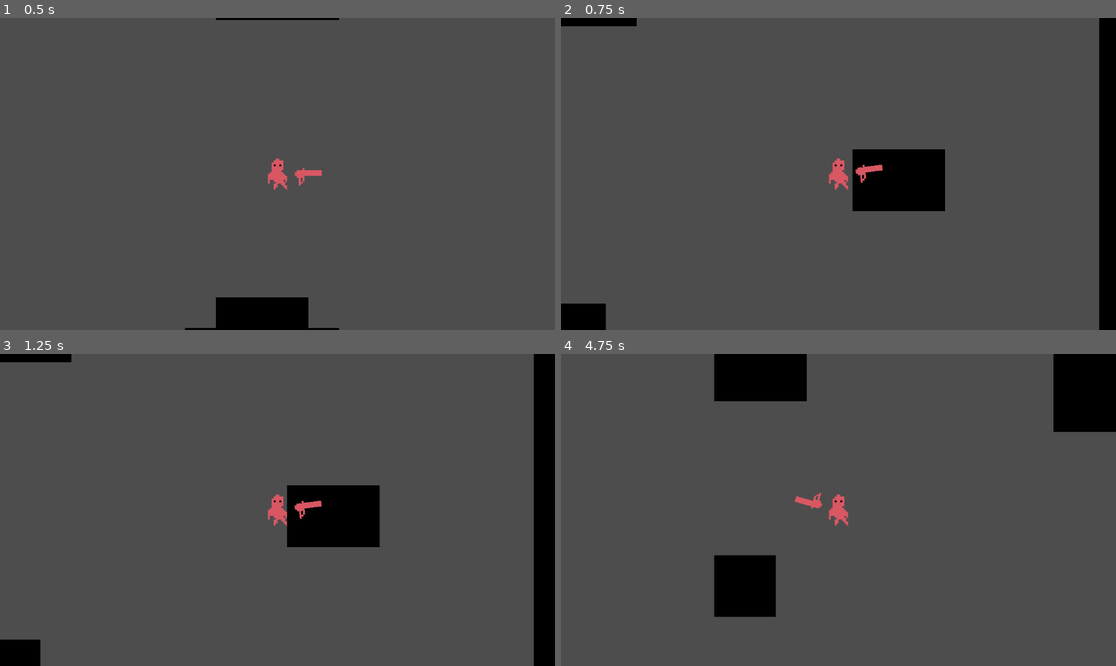
Above: before the commit, frames 1-4 (two rows, left to right).
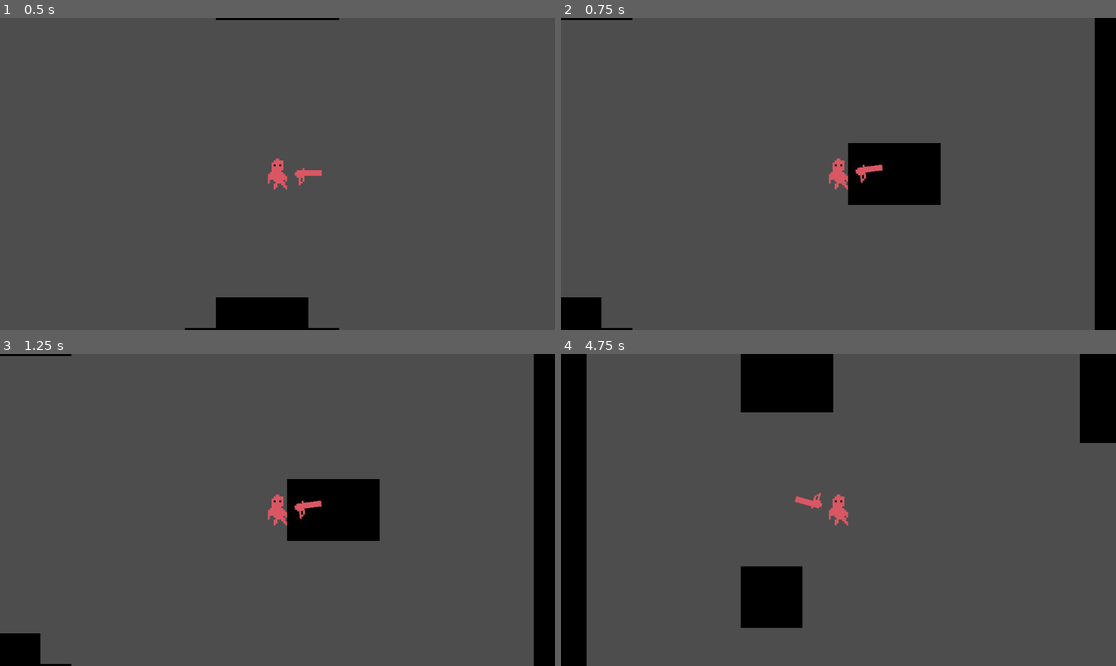
Above: after the commit, the same moments.

Repository: ExistantHumanX3/DeepFeats
Game: Godot game, scene res://scenes/game.tscn
Two runs of this game, one before a commit and one after it. Both use one fixed random seed, a clock stepped at 60 frames per second and the inputs below.
Inputs (mouse positions are in pixels of both pictures, inside the frame that each line leads up to):
- Up to frame 1 (0.5 s): no input
- Up to frame 2 (0.75 s): tap Enter at 0.5 s; move the mouse to (960, 158) at 0.52 s; hold D (move_right) from 0.53 s (still down); tap Shift (dash) at 0.6 s
- Up to frame 3 (1.25 s): keep holding D (move_right)
- Up to frame 4 (4.75 s): tap Space at 1.25 s; move the mouse to (727, 525) at 1.27 s; release D (move_right) at 1.28 s; hold S (move_down) 1.28-2.03 s; tap Shift (dash) at 1.35, 2.3, 2.85, 3.6, 4.55 s; tap Enter at 2 s; move the mouse to (894, 441) at 2.02 s; hold D (move_right) 2.03-2.78 s; click (894, 441) at 2.1 s; move the mouse to (810, 572) at 2.77 s; hold W (move_up) 2.78-3.53 s; move the mouse to (1005, 556) at 3.52 s; hold A (move_left) from 3.53 s (still down); move the mouse to (672, 463) at 4.27 s; click (672, 463) at 4.35 s

Frame 1 is identical in both runs. In frame 2, 2.4% of the frame differs, in the area x 0-97%, y 0-100%; in frame 3, 1.1%; in frame 4, 10%, in the area x 0-100%, y 0-100%.

Commit message:
Dashing fix & Comments
I still kinda think the dash code is kinda spaghetti but who cares.

Diff:
--- a/bvn-game-jam/scripts/character_body_2d.gd
+++ b/bvn-game-jam/scripts/character_body_2d.gd
@@ -24,9 +24,11 @@
 
 # Gets input direction as a vector so it works with controllers
 func getInput():
+	# Sets movement direction
 	var input_vector = Input.get_vector("move_left", "move_right", "move_up", "move_down")
-	move_vector = input_vector - kb_vector
-
+	# Update move_vector
+	move_vector = input_vector
+	# Check if player dashes
 	if Input.is_action_just_pressed("dash") && !is_dashing && can_dash:
 		is_dashing = true
 
@@ -35,17 +37,22 @@
 			shaders.start_shake(0.1)
 		play_anim("dash")
 		anim_timer += 1
-		var dash_vector = DASH_SPEED * move_vector + Vector2(1, 1)
+		var dash_vector = DASH_SPEED * move_vector
 		move_vector += dash_vector
 		can_dash = false
 		if anim_timer >= dash_timer:
 			anim_timer = 0
-			move_vector -= Vector2(1, 1) * DASH_SPEED
 			play_anim("idle")
 			is_dashing = false
 			$DashCooldown.start()
 	else :
 		play_anim("idle")
+
+	# Apply knockback
+	move_vector -= kb_vector
+
+
+
 
 	if kb_vector.length() > 0:
 		kb_vector = lerp(kb_vector, Vector2(0, 0), 0.05)
Not shown: 1 places in bvn-game-jam/prefabs/enemy.tscn that only renumber resources
